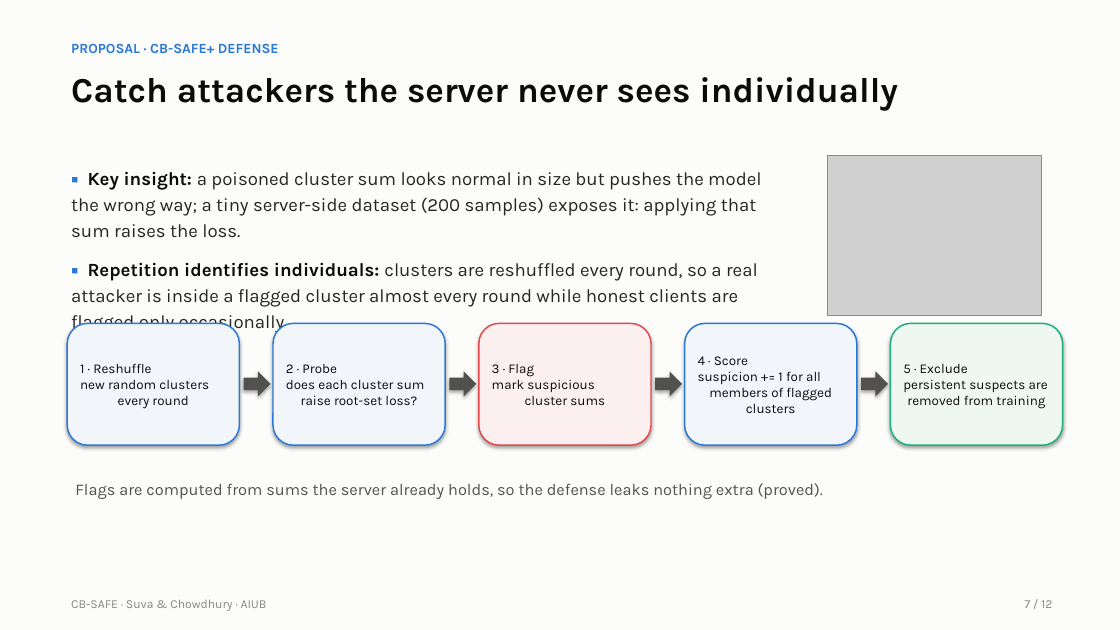
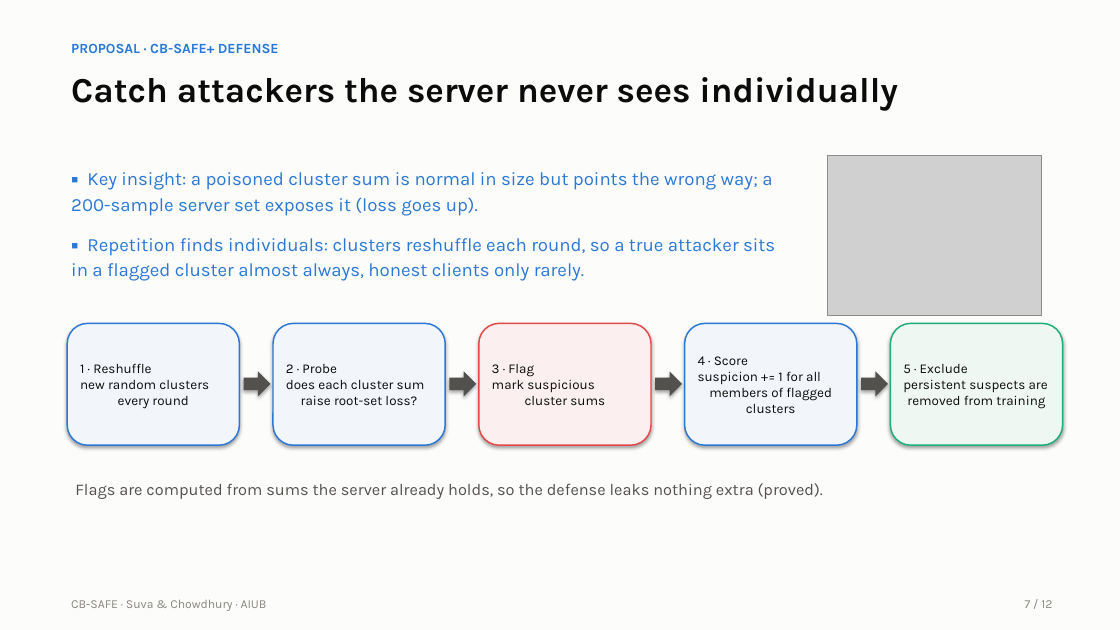
Before and after one commit to wshuv-o/cb-safe-draft, a slide deck: slide 7 of paper/cbsafe_slides.pptx. Drawn at 1120x630 pixels with LibreOffice and Linux fonts; fonts in the diff are those of the drawing; grey boxes stand for pictures. Boxes give left, top, right and bottom in pixels: in the first picture for what was removed or moved away, otherwise in the second. Text is boxed around its words. In the diff, an @@ line names an element or a change of style, - is before the commit and + after.

```diff
--- a/paper/cbsafe_slides.pptx
+++ b/paper/cbsafe_slides.pptx
@@ text at (71, 172, 775, 281): text changed; text colour #26251F to #2A78D6 @@
-▪ Key insight: a poisoned cluster sum looks normal in size but pushes the model the wrong way; a tiny server-side dataset (200 samples) exposes it: applying that sum raises the loss.
-▪ Repetition identifies individuals: clusters are reshuffled every round, so a real attacker is inside a flagged cluster almost every round while honest clients are flagged only occasionally.
+▪ Key insight: a poisoned cluster sum is normal in size but points the wrong way; a 200-sample server set exposes it (loss goes up).
+▪ Repetition finds individuals: clusters reshuffle each round, so a true attacker sits in a flagged cluster almost always, honest clients only rarely.
```
